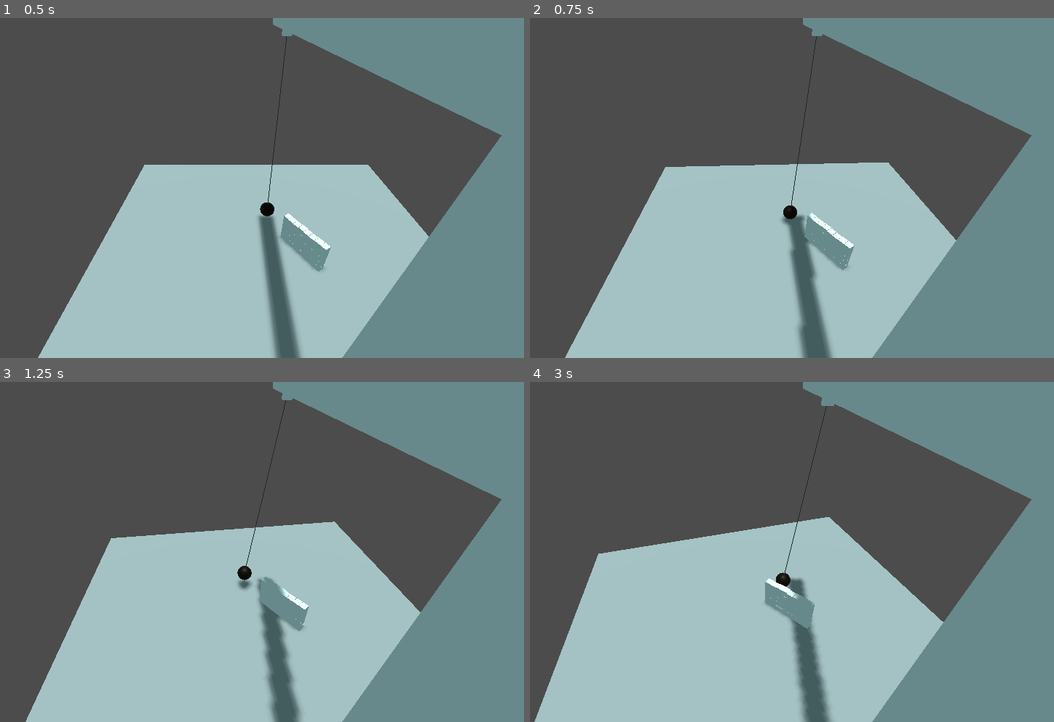
Above: before the commit, frames 1-4 (two rows, left to right).
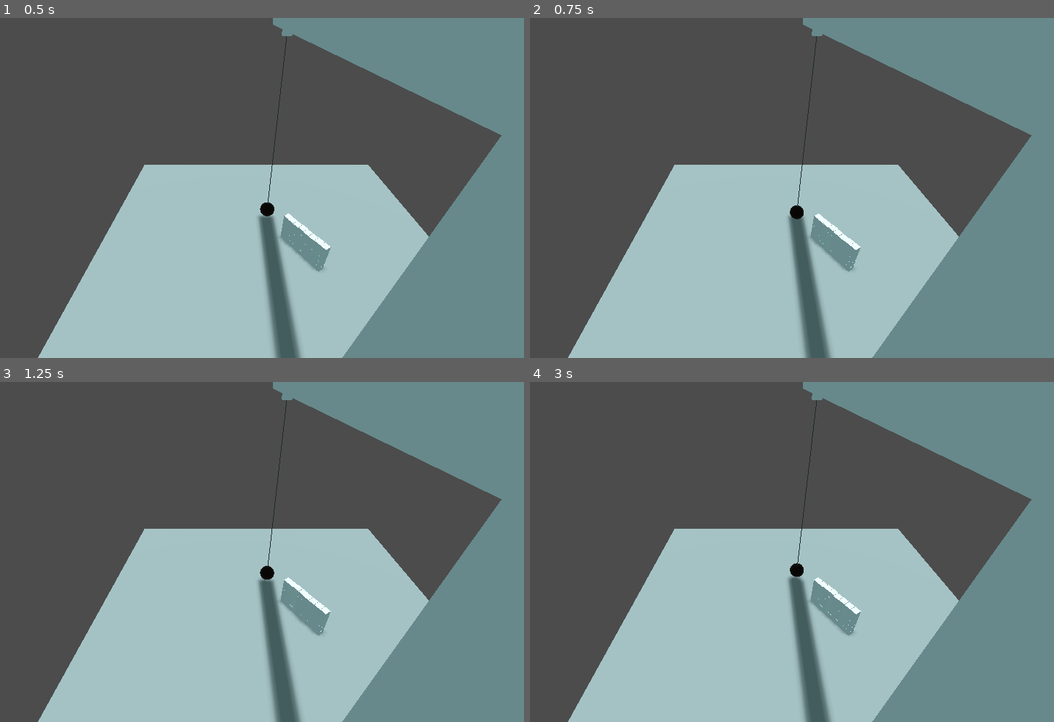
Above: after the commit, the same moments.

Repository: Aroweeri/Get-Rekt
Game: Godot game, scene res://main.tscn
Two runs of this game, one before a commit and one after it. Both use one fixed random seed, a clock stepped at 60 frames per second and the inputs below.
Inputs (mouse positions are in pixels of both pictures, inside the frame that each line leads up to):
- Up to frame 1 (0.5 s): no input
- Up to frame 2 (0.75 s): move the mouse to (891, 171) at 0.52 s; press the mouse at (891, 171) at 0.53 s; hold Right (ui_right) from 0.53 s (still down)
- Up to frame 3 (1.25 s): keep holding Right (ui_right); right-click (361, 535) at 0.8 s
- Up to frame 4 (3 s): move the mouse to (645, 569) at 1.27 s; release Right (ui_right) at 1.28 s; release the mouse at (645, 569) at 1.28 s; hold Down (ui_down) 1.28-2.03 s; right-click (645, 569) at 1.35 s; click (645, 569) at 1.55 s; move the mouse to (823, 477) at 2.02 s; press the mouse at (823, 477) at 2.03 s; hold Right (ui_right) 2.03-2.78 s; right-click (823, 477) at 2.3 s; move the mouse to (734, 620) at 2.77 s; release the mouse at (734, 620) at 2.78 s; hold Page Up (ui_page_up) from 2.78 s (still down); right-click (734, 620) at 2.85 s

Frame 1 is identical in both runs. In frame 2, 1.9% of the frame differs, in the area x 6-82%, y 6-100%; in frame 3, 5.1%; in frame 4, 9.4%, in the area x 0-82%, y 3-100%.

Commit message:
Add more sensible controls.

Diff:
--- a/crane.gd
+++ b/crane.gd
@@ -5,24 +5,24 @@
 func _physics_process(delta):
 	var limit;
 	var node;
-	if(Input.is_action_pressed("ui_right")):
+	if(Input.is_action_pressed("rotate_right")):
 		get_node("crane_origin").rotate_y(-0.2*delta);
-	elif(Input.is_action_pressed("ui_left")):
+	elif(Input.is_action_pressed("rotate_left")):
 		get_node("crane_origin").rotate_y(0.2*delta)
-	if(Input.is_action_pressed("ui_down")):
+	if(Input.is_action_pressed("backward")):
 		node = get_node("crane_origin/chain_anchor");
 		if(node.transform.origin.x > 2):
 			node.translate(Vector3(-0.05,0,0));
-	elif(Input.is_action_pressed("ui_up")):
+	elif(Input.is_action_pressed("forward")):
 		node = get_node("crane_origin/chain_anchor");
 		if(node.transform.origin.x < 12):
 			node.translate(Vector3(0.05,0,0));
-	if(Input.is_action_pressed("ui_page_up")):
+	if(Input.is_action_pressed("raise")):
 		node = get_node("chain_placeholder/SliderJoint");
 		limit = node.get_param(SliderJoint.PARAM_LINEAR_LIMIT_LOWER);
 		if(limit < 8.9):
 			node.set_param(SliderJoint.PARAM_LINEAR_LIMIT_LOWER, limit + ball_vertical_speed);
-	elif(Input.is_action_pressed("ui_page_down")):
+	elif(Input.is_action_pressed("lower")):
 		node = get_node("chain_placeholder/SliderJoint");
 		limit = node.get_param(SliderJoint.PARAM_LINEAR_LIMIT_LOWER);
 		if(limit > -1):
--- a/project.godot
+++ b/project.godot
@@ -14,6 +14,39 @@
 run/main_scene="res://main.tscn"
 config/icon="res://icon.png"
 
+[input]
+
+rotate_left={
+"deadzone": 0.5,
+"events": [ Object(InputEventKey,"resource_local_to_scene":false,"resource_name":"","device":0,"alt":false,"shift":false,"control":false,"meta":false,"command":false,"pressed":false,"scancode":65,"unicode":0,"echo":false,"script":null)
+ ]
+}
+rotate_right={
+"deadzone": 0.5,
+"events": [ Object(InputEventKey,"resource_local_to_scene":false,"resource_name":"","device":0,"alt":false,"shift":false,"control":false,"meta":false,"command":false,"pressed":false,"scancode":69,"unicode":0,"echo":false,"script":null)
+ ]
+}
+forward={
+"deadzone": 0.5,
+"events": [ Object(InputEventKey,"resource_local_to_scene":false,"resource_name":"","device":0,"alt":false,"shift":false,"control":false,"meta":false,"command":false,"pressed":false,"scancode":44,"unicode":0,"echo":false,"script":null)
+ ]
+}
+backward={
+"deadzone": 0.5,
+"events": [ Object(InputEventKey,"resource_local_to_scene":false,"resource_name":"","device":0,"alt":false,"shift":false,"control":false,"meta":false,"command":false,"pressed":false,"scancode":79,"unicode":0,"echo":false,"script":null)
+ ]
+}
+raise={
+"deadzone": 0.5,
+"events": [ Object(InputEventMouseButton,"resource_local_to_scene":false,"resource_name":"","device":0,"alt":false,"shift":false,"control":false,"meta":false,"command":false,"button_mask":0,"position":Vector2( 0, 0 ),"global_position":Vector2( 0, 0 ),"factor":1.0,"button_index":2,"pressed":false,"doubleclick":false,"script":null)
+ ]
+}
+lower={
+"deadzone": 0.5,
+"events": [ Object(InputEventMouseButton,"resource_local_to_scene":false,"resource_name":"","device":0,"alt":false,"shift":false,"control":false,"meta":false,"command":false,"button_mask":0,"position":Vector2( 0, 0 ),"global_position":Vector2( 0, 0 ),"factor":1.0,"button_index":1,"pressed":false,"doubleclick":false,"script":null)
+ ]
+}
+
 [rendering]
 
 environment/default_environment="res://default_env.tres"
